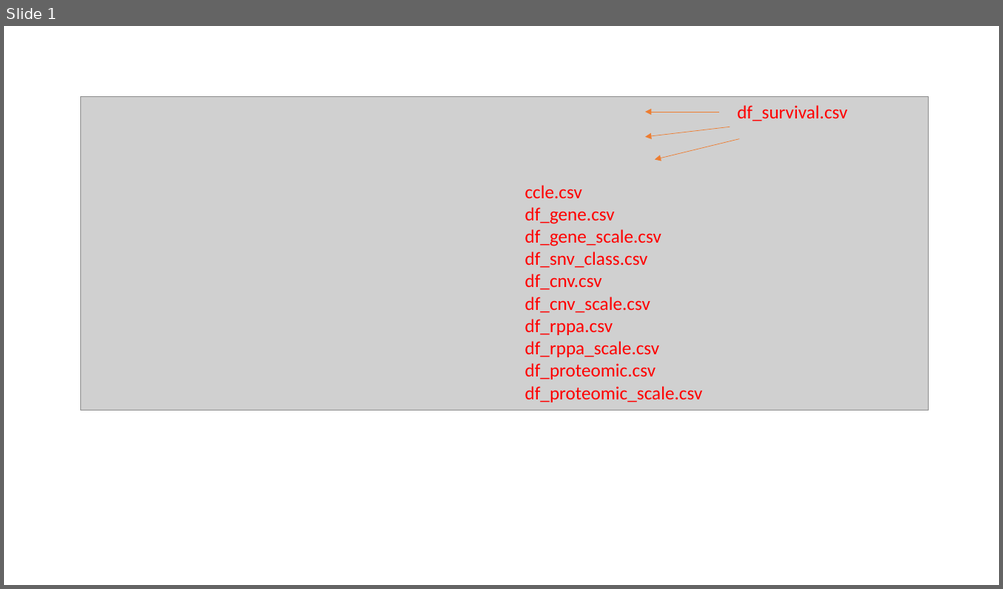
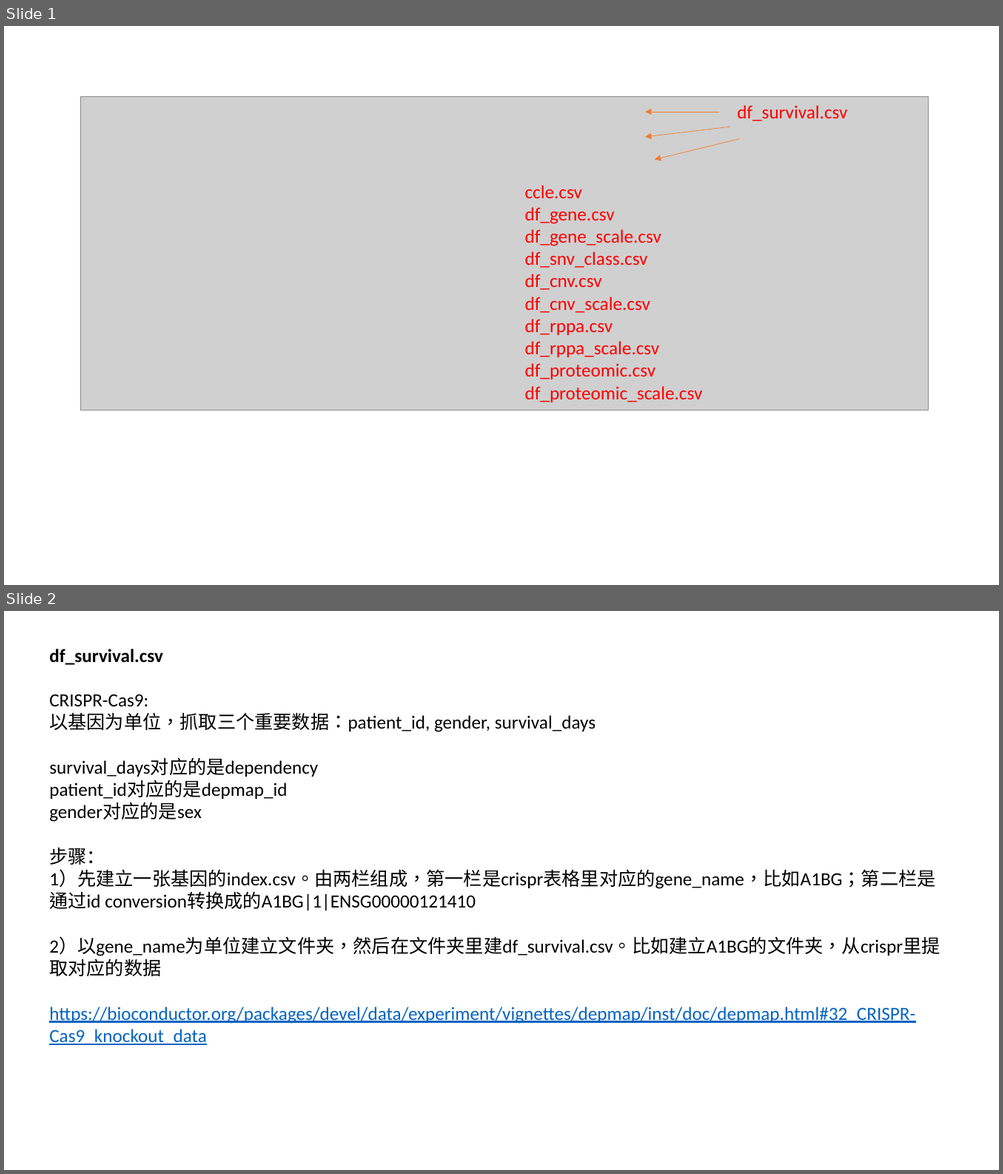
Before and after one commit to easygsea/cSurvival, a slide deck: basic_scripts/depmap_organization.pptx. Shown one above the other, each under a label of ours: slide 1 before the commit, slides 1 and 2 after it. The pictures are 1003x589 and 1003x1174 pixels, drawn with LibreOffice and Linux fonts; fonts in the diff are those of the drawing; grey boxes stand for pictures. Boxes give left, top, right and bottom in pixels: in the first picture for what was removed or moved away, otherwise in the second. Text is boxed around its words. In the diff, an @@ line names an element or a change of style, - is before the commit and + after.

```diff
--- a/basic_scripts/depmap_organization.pptx
+++ b/basic_scripts/depmap_organization.pptx
@@ slide 2 added at <box>4,611,999,1170</box>, background #FFFFFF @@
@@ text added at <box>49,649,939,1045</box>, 18 pt, text #000000 @@
+df_survival.csv
+CRISPR-Cas9:
+以基因为单位，抓取三个重要数据：patient_id, gender, survival_days
+survival_days对应的是dependency
+patient_id对应的是depmap_id
+gender对应的是sex
+步骤：
+1）先建立一张基因的index.csv。由两栏组成，第一栏是crispr表格里对应的gene_name，比如A1BG；第二栏是通过id conversion转换成的A1BG|1|ENSG00000121410
+2）以gene_name为单位建立文件夹，然后在文件夹里建df_survival.csv。比如建立A1BG的文件夹，从crispr里提取对应的数据
+https://bioconductor.org/packages/devel/data/experiment/vignettes/depmap/inst/doc/depmap.html#32_CRISPR-Cas9_knockout_data
```
